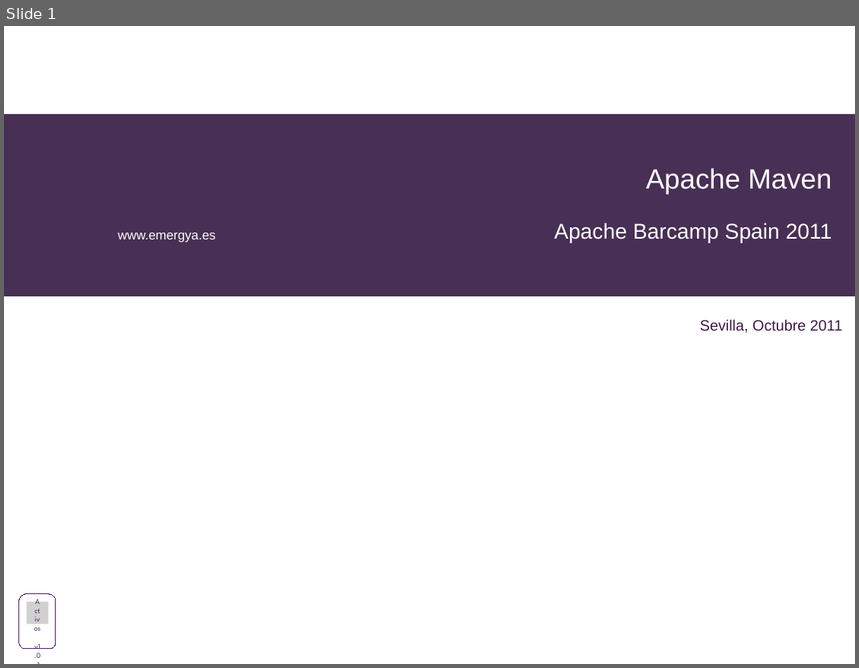
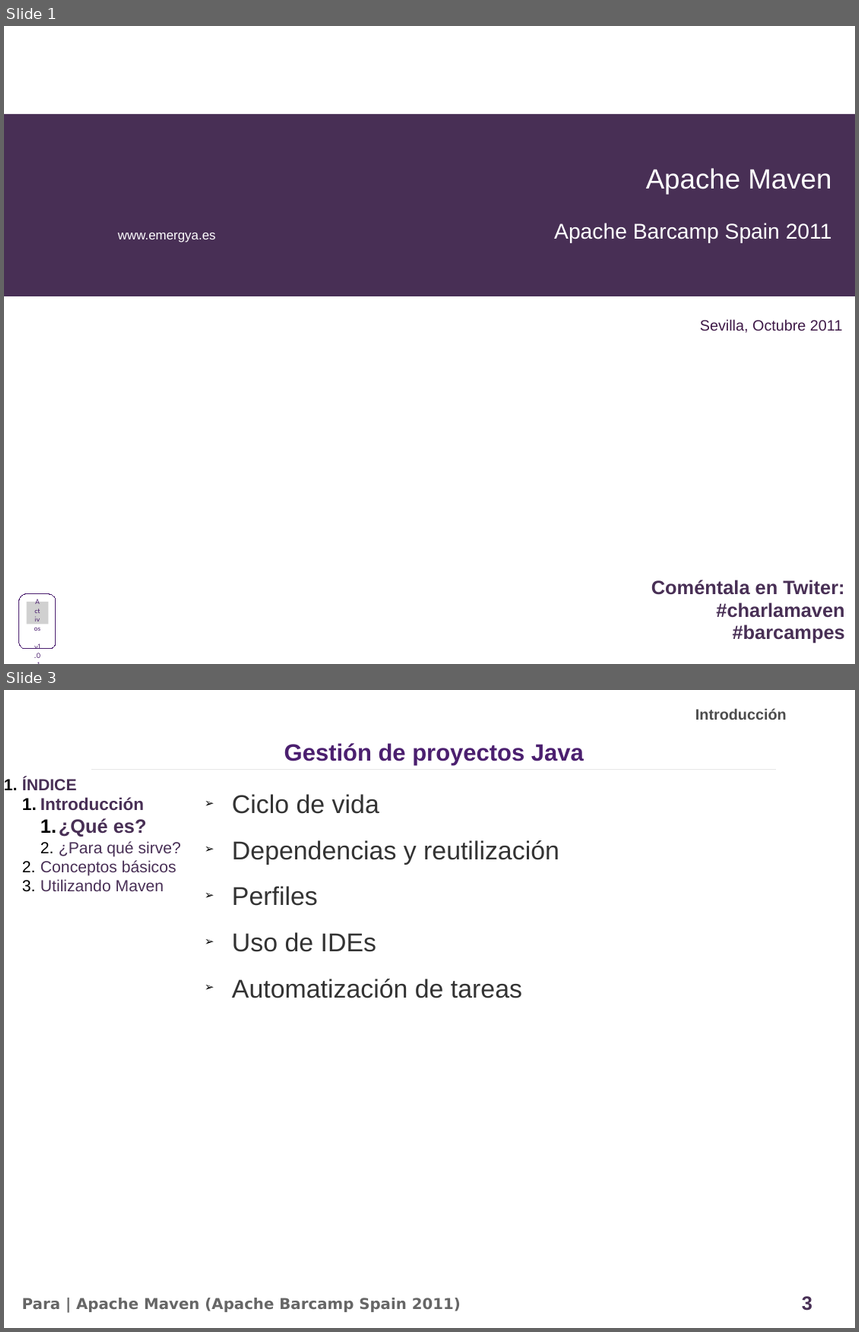
Before and after one commit to alediator/barcamp-maven, a slide deck: doc/slideshare_introduccion.odp. Shown one above the other, each under a label of ours: slide 1 before the commit, slides 1 and 3 after it; the slides between them are not shown. The pictures are 859x668 and 859x1332 pixels, drawn with LibreOffice and Linux fonts; fonts in the diff are those of the drawing; grey boxes stand for pictures; background and template pictures are left out. Boxes give left, top, right and bottom in pixels: in the first picture for what was removed or moved away, otherwise in the second. Text is boxed around its words. In the diff, an @@ line names an element or a change of style, - is before the commit and + after.

Commit message:
Presentacion de la charla basica

```diff
--- a/doc/slideshare_introduccion.odp
+++ b/doc/slideshare_introduccion.odp
@@ slide 3 added at (x1=4, y1=690, x2=855, y2=1328), background #FFFFFF @@
@@ text added at (x1=696, y1=708, x2=787, y2=720), 14 pt, text #4C4C4C, bold @@
+Introducción
@@ text added at (x1=284, y1=743, x2=584, y2=766), 22 pt, text #4B1F6F, bold @@
+Gestión de proyectos Java
@@ text added at (x1=22, y1=777, x2=181, y2=891), 15 pt, text #482F55 @@
+1. ÍNDICE
+  1. Introducción
+    1. ¿Qué es?
+    2. ¿Para qué sirve?
+  2. Conceptos básicos
+  3. Utilizando Maven
@@ line added from (92, 769) to (776, 769), #E6E6E6 0 pt @@
@@ text added at (x1=232, y1=794, x2=560, y2=999), 24 pt, text #333333 @@
+➢ Ciclo de vida
+➢ Dependencias y reutilización
+➢ Perfiles
+➢ Uso de IDEs
+➢ Automatización de tareas
@@ text added at (x1=22, y1=1298, x2=461, y2=1312), 14 pt, text #666666, bold @@
+Para | Apache Maven (Apache Barcamp Spain 2011)
@@ page number added at (x1=802, y1=1296, x2=813, y2=1311), 18 pt, text #482F55, bold @@
+3
@@ slide 1 changed as well @@
@@ text added at (x1=652, y1=580, x2=845, y2=644), 18 pt, text #482F55, bold @@
+Coméntala en Twiter:
+#charlamaven
+#barcampes
```
Also in this commit, not shown: 5 other slides changed, 15 other slides added, 17 slides removed, 14 other files.
